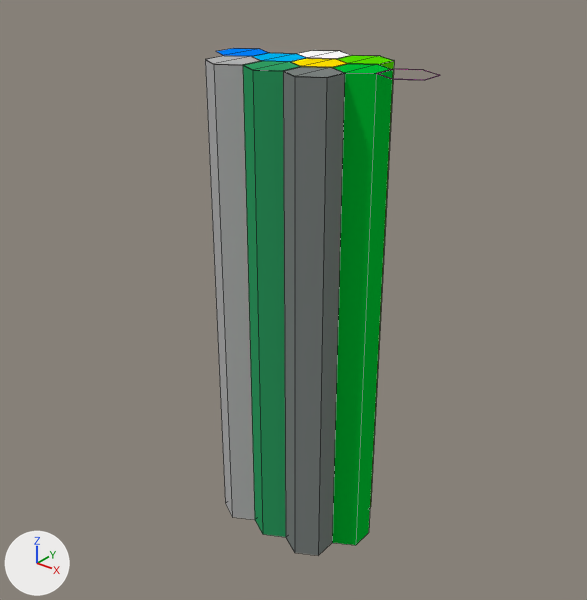
One commit to the Blender file Assets/Blend Files/Tiles.blend: the scene before it, then after it.
One viewpoint serves both versions: a camera (50 mm lens) standing at (17.6, -23.4, 4.9) and looking at (-1.6, 0.5, -9.9). The lights are fixed; the arrows at lower left show +X, +Y and +Z. Mesh edges are drawn as thin lines.

Objects in the first picture: 'ForestTile', 'HillTile', 'HoverTile', 'MeadowsTile', 'MountTainTile', 'Road', 'SnowTile'.
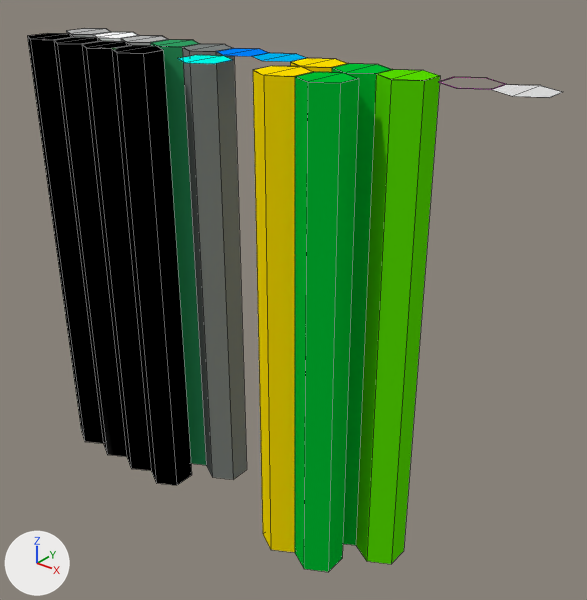
Pixel boxes [x1, y1, x2, y2] of what changed, in the pictures (587 x 600 px):
'Road', moved
    before: [283, 67, 345, 555]
    after: [182, 44, 247, 479]
'MeadowsTile', moved
    before: [338, 55, 394, 507]
    after: [356, 69, 440, 564]
'DeepForestTile', added (green)
    after: [295, 72, 359, 572]
'HillTile', moved
    before: [243, 61, 301, 537]
    after: [150, 40, 206, 465]
'DeepHillsTile', added (black)
    after: [112, 45, 192, 485]
'DeepDesertTile', added (yellow)
    after: [253, 66, 313, 553]
'MountTainTile', moved
    before: [205, 56, 261, 520]
    after: [121, 36, 169, 46]
'DeepMountainTile', added (black)
    after: [82, 41, 151, 471]
'DeepSnowTile', added (black)
    after: [54, 37, 127, 457]
'DeepCaveTile', added (black)
    after: [27, 33, 103, 443]
'TileColl', added
    after: [492, 84, 562, 98]
'SnowTile', moved
    before: [298, 50, 351, 59]
    after: [93, 32, 139, 42]
'DeepOceanTile', added
    after: [177, 55, 232, 64]
'CaveTile', added
    after: [66, 28, 111, 38]
'HoverTile', moved
    before: [376, 69, 440, 80]
    after: [439, 77, 506, 90]
'ForestTile', unchanged, covered by the edit
    before: [332, 64, 393, 545]
    after: [332, 64, 392, 545]

The change, as a diff of the scene's bpy script:
```diff
--- a/Assets/Blend Files/Tiles.blend.py
+++ b/Assets/Blend Files/Tiles.blend.py
@@ me_circle_009 @@
+me_circle_009.from_pydata([(0.0, 1.0, 0.0), (-0.9, 0.5, 0.0), (-0.9, -0.5, 0.0), (0.0, -1.0, 0.0), (0.9, -0.5, 0.0), (0.9, 0.5, 0.0), (-0.89, 0.49, 0.0), (0.0, 0.99, 0.0), (-0.89, -0.49, 0.0), (0.0, -0.99, 0.0), (0.89, -0.49, 0.0), (0.89, 0.49, 0.0)], [], [(7, 9, 10, 11), (6, 8, 9, 7), (6, 7, 0, 1), (8, 6, 1, 2), (9, 8, 2, 3), (10, 9, 3, 4), (11, 10, 4, 5), (7, 11, 5, 0)])
@@ ob_hovertile @@
 ob_hovertile = bpy.data.objects.new('HoverTile', me_circle_007)
-ob_hovertile.location = (3.6, 0.0, 0.0)
+ob_hovertile.location = (5.9, 0.0, 0.0)
@@ ob_snowtile @@
 ob_snowtile = bpy.data.objects.new('SnowTile', me_circle_006)
-ob_snowtile.location = (-0.9, 1.5, 0.0)
+ob_snowtile.location = (-10.8, 0.0, 0.0)
@@ ob_mounttaintile @@
 ob_mounttaintile = bpy.data.objects.new('MountTainTile', me_circle_005)
-ob_mounttaintile.location = (-2.7, -1.5, 0.0)
+ob_mounttaintile.location = (-9.0, 0.0, 0.0)
@@ ob_hilltile @@
 ob_hilltile = bpy.data.objects.new('HillTile', me_circle_004)
-ob_hilltile.location = (-0.9, -1.5, 0.0)
+ob_hilltile.location = (-7.2, 0.0, 0.0)
@@ ob_meadowstile @@
 ob_meadowstile = bpy.data.objects.new('MeadowsTile', me_circle_002)
-ob_meadowstile.location = (0.9, 1.5, 0.0)
+ob_meadowstile.location = (3.6, 0.0, 0.0)
@@ ob_road @@
 ob_road = bpy.data.objects.new('Road', me_circle_055)
-ob_road.location = (0.9, -1.5, 0.0)
+ob_road.location = (-5.4, 0.0, 0.0)
@@ ob_tilecoll @@
+ob_tilecoll = bpy.data.objects.new('TileColl', me_circle_009)
+ob_tilecoll.location = (7.7, 0.0, 0.0)
@@ ob_deepforesttile @@
+ob_deepforesttile = bpy.data.objects.new('DeepForestTile', me_circle.copy())  # the mesh of ob_foresttile
+ob_deepforesttile.location = (1.8, -2.0, 0.0)
@@ ob_deepdeserttile @@
+ob_deepdeserttile = bpy.data.objects.new('DeepDesertTile', me_circle_001.copy())  # the mesh of ob_deserttile
+ob_deepdeserttile.location = (0.0, -2.0, 0.0)
@@ ob_deepoceantile @@
+ob_deepoceantile = bpy.data.objects.new('DeepOceanTile', me_circle_011)  # 12 vertices, 8 faces; spans x -0.9..0.9, y -1.0..1.0, z 0.0; in mat_material (picture img_tilecolors)
+ob_deepoceantile.location = (-3.6, -2.0, 0.0)
@@ ob_deephillstile @@
+ob_deephillstile = bpy.data.objects.new('DeepHillsTile', me_circle_012)  # 24 vertices, 20 faces; spans x -0.9..0.9, y -1.0..1.0, z -20.0..0.0; in mat_material (picture img_tilecolors)
+ob_deephillstile.location = (-7.2, -2.0, 0.0)
@@ ob_deepmountaintile @@
+ob_deepmountaintile = bpy.data.objects.new('DeepMountainTile', me_circle_013)  # 24 vertices, 20 faces; spans x -0.9..0.9, y -1.0..1.0, z -20.0..0.0; in mat_material (picture img_tilecolors)
+ob_deepmountaintile.location = (-9.0, -2.0, 0.0)
@@ ob_deepsnowtile @@
+ob_deepsnowtile = bpy.data.objects.new('DeepSnowTile', me_circle_014)  # 24 vertices, 20 faces; spans x -0.9..0.9, y -1.0..1.0, z -20.0..0.0; in mat_material (picture img_tilecolors)
+ob_deepsnowtile.location = (-10.8, -2.0, 0.0)
@@ ob_deepcavetile @@
+ob_deepcavetile = bpy.data.objects.new('DeepCaveTile', me_circle_015)  # 24 vertices, 20 faces; spans x -0.9..0.9, y -1.0..1.0, z -20.0..0.0; in mat_material (picture img_tilecolors)
+ob_deepcavetile.location = (-12.6, -2.0, 0.0)
@@ ob_cavetile @@
+ob_cavetile = bpy.data.objects.new('CaveTile', me_circle_005.copy())  # the mesh of ob_mounttaintile
+ob_cavetile.location = (-12.6, 0.0, 0.0)
```
